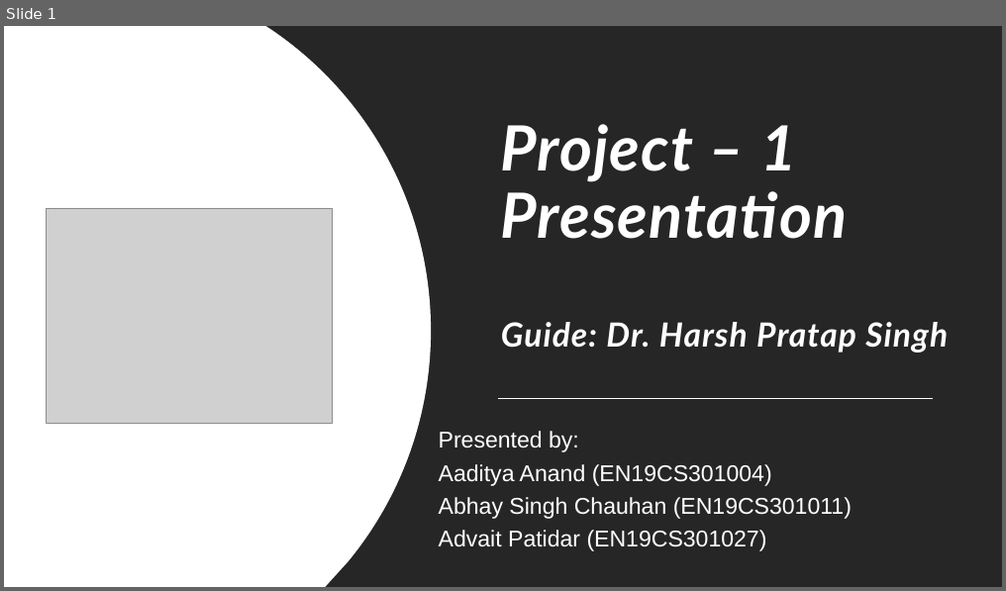
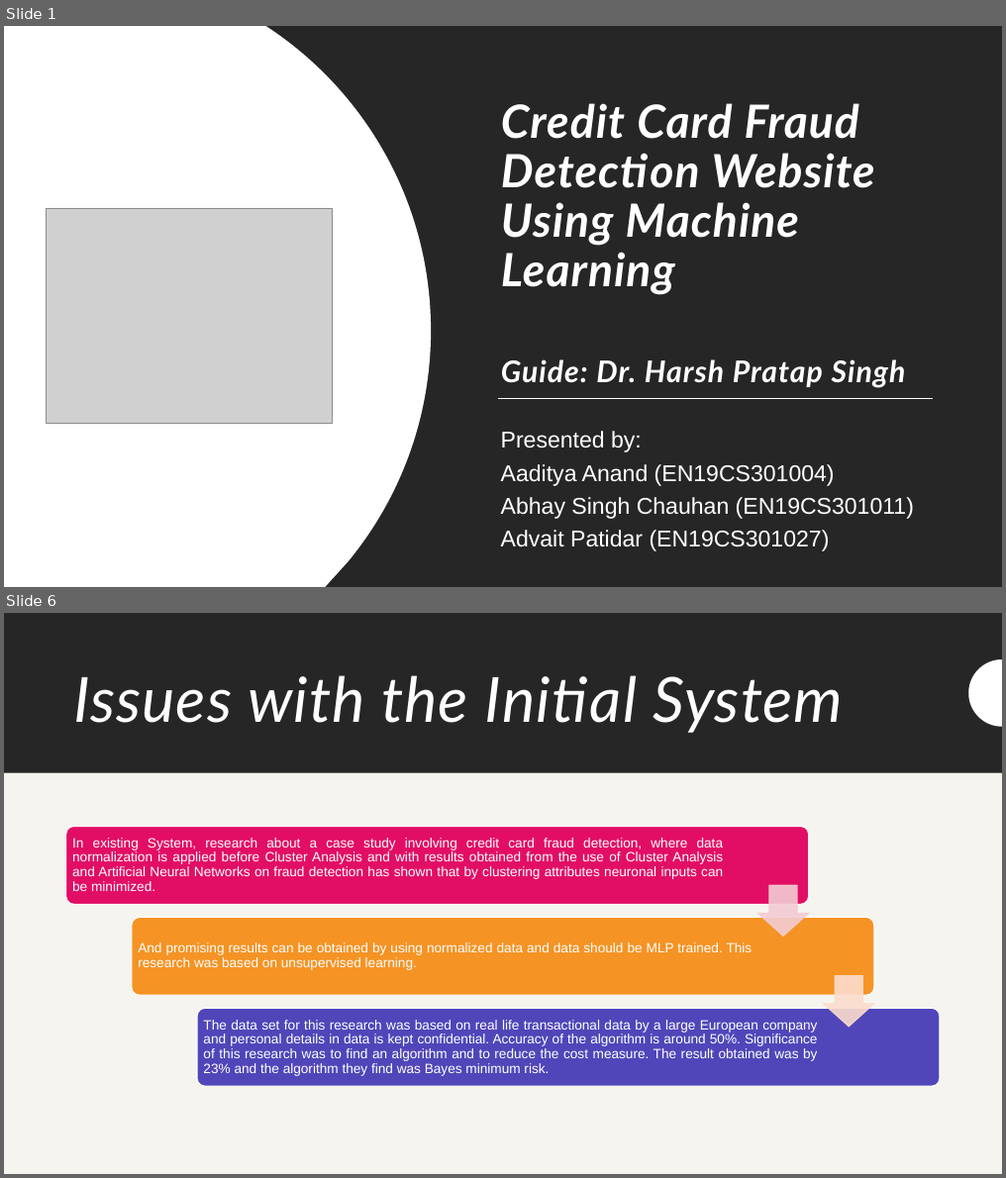
Before and after one commit to arcaneAB/fraud-detection-project, a slide deck: documentations/Project Presentation.pptx. Shown one above the other, each under a label of ours: slide 1 before the commit, slides 1 and 6 after it; the slides between them are not shown. The pictures are 1006x591 and 1006x1178 pixels, drawn with LibreOffice and Linux fonts; fonts in the diff are those of the drawing; grey boxes stand for pictures. Boxes give left, top, right and bottom in pixels: in the first picture for what was removed or moved away, otherwise in the second. Text is boxed around its words. In the diff, an @@ line names an element or a change of style, - is before the commit and + after.

```diff
--- a/documentations/Project Presentation.pptx
+++ b/documentations/Project Presentation.pptx
@@ slide 6 added at (x1=4, y1=613, x2=1002, y2=1174), background #F6F4EF @@
@@ rectangle added at (x1=4, y1=613, x2=1002, y2=1174), fill #F6F4EF @@
@@ rectangle added at (x1=4, y1=613, x2=1002, y2=773), fill #262626 @@
@@ freeform shape added at (x1=969, y1=660, x2=1002, y2=727), fill #FFFFFF @@
@@ title added at (x1=73, y1=675, x2=844, y2=733), 60 pt, text #FFFFFF, italic @@
+Issues with the Initial System
@@ group added at (x1=66, y1=827, x2=940, y2=1086): 3 rounded rectangles, 3 texts, 2 down arrows @@
+In existing System, research about a case study involving credit card fraud detection, where data normalization is applied before Cluster Analysis and with results obtained from the use of Cluster Analysis and Artificial Neural Networks on fraud detection has shown that by clustering attributes neuronal inputs can be minimized.
+And promising results can be obtained by using normalized data and data should be MLP trained. This research was based on unsupervised learning.
+The data set for this research was based on real life transactional data by a large European company and personal details in data is kept confidential. Accuracy of the algorithm is around 50%. Significance of this research was to find an algorithm and to reduce the cost measure. The result obtained was by 23% and the algorithm they find was Bayes minimum risk.
@@ freeform shape added at (x1=969, y1=1086, x2=1002, y2=1154), fill #262626 @@
@@ slide 1 changed as well @@
@@ title at (x1=501, y1=103, x2=906, y2=388): text changed; size 32 to 44.1 pt @@
-Project – 1
-Presentation
-Guide: Dr. Harsh Pratap Singh
+Credit Card Fraud Detection Website Using Machine
+Learning
+Guide: Dr. Harsh Pratap Singh
@@ subtitle "Presented by:" moved from (x1=439, y1=431, x2=851, y2=552) to (x1=501, y1=431, x2=914, y2=552) @@
```
Also in this commit, not shown: 4 other slides changed, 15 other slides added, 8 slides removed.
